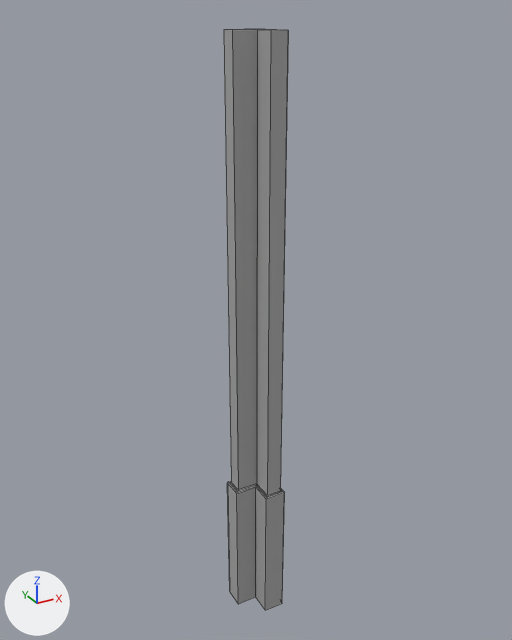
A saved change to the FBX model Assets/Art/3D Models/HallwayModulars/HallwayWallCorner.fbx.
Camera for both pictures: a camera (50 mm lens) standing at (-30.061, 26.394, 4.106) and looking at (-28.025, 30.097, 2.255). Arrows for +X, +Y and +Z are at lower left; the lights stay in place. Mesh edges are drawn as thin lines. Where no turn or scale is listed for an object, it has been applied to the vertices. Vertices at the same position are counted once.

Objects in the first picture: 'HallwayWallCorner'.
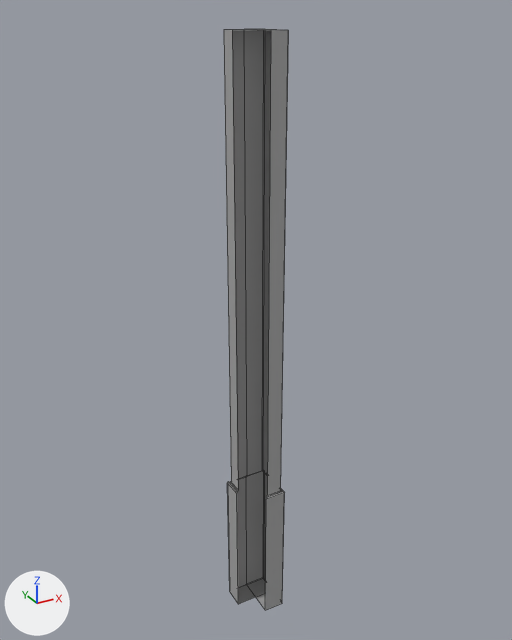
The newer file is also turned or shifted as a whole; pictures and numbers use the older file's frame.

Boxes (x1, y1, x2, y2) around the edits, measured in the pictures (512 x 640 px):
part 1 of me_mesh, deleted
    before: (232, 30, 271, 609)

What the commit changed:
me_mesh is used by ob_hallwaywallcorner; location (-28.0, 30.0, 0.0).
me_mesh had 78 vertices, 76 faces and spanned x -0.23..0.07, y -0.15..0.15, z 0.0..4.0.
me_mesh now has 74 vertices, 66 faces and spans x -0.23..0.07, y -0.15..0.15, z 0.0..4.0.
Part 1, on me_mesh:
4 vertices are removed from x -0.08..-0.06, y 0.0..0.02, z 1.02..1.03.
10 faces are deleted.
